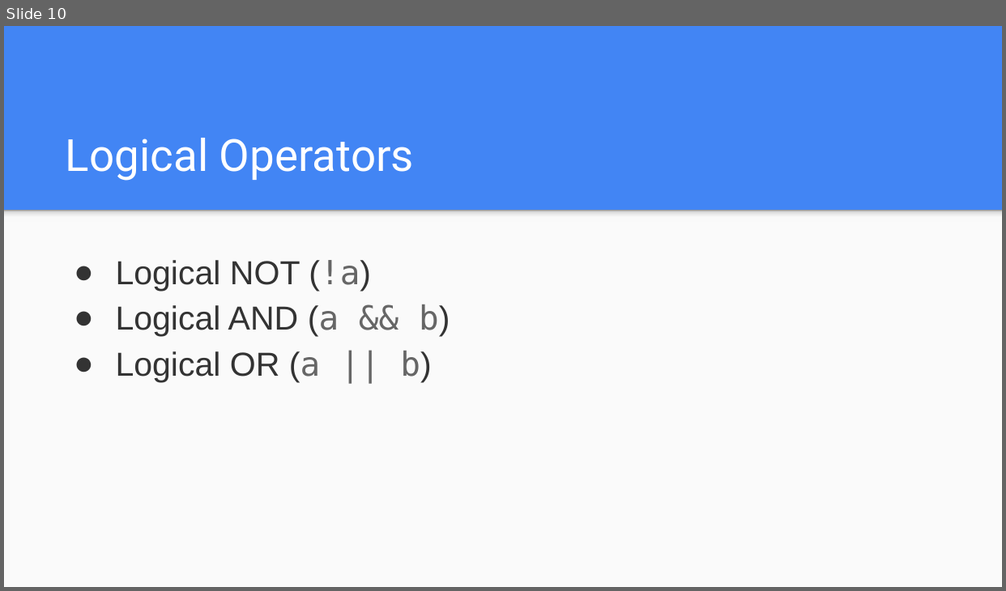
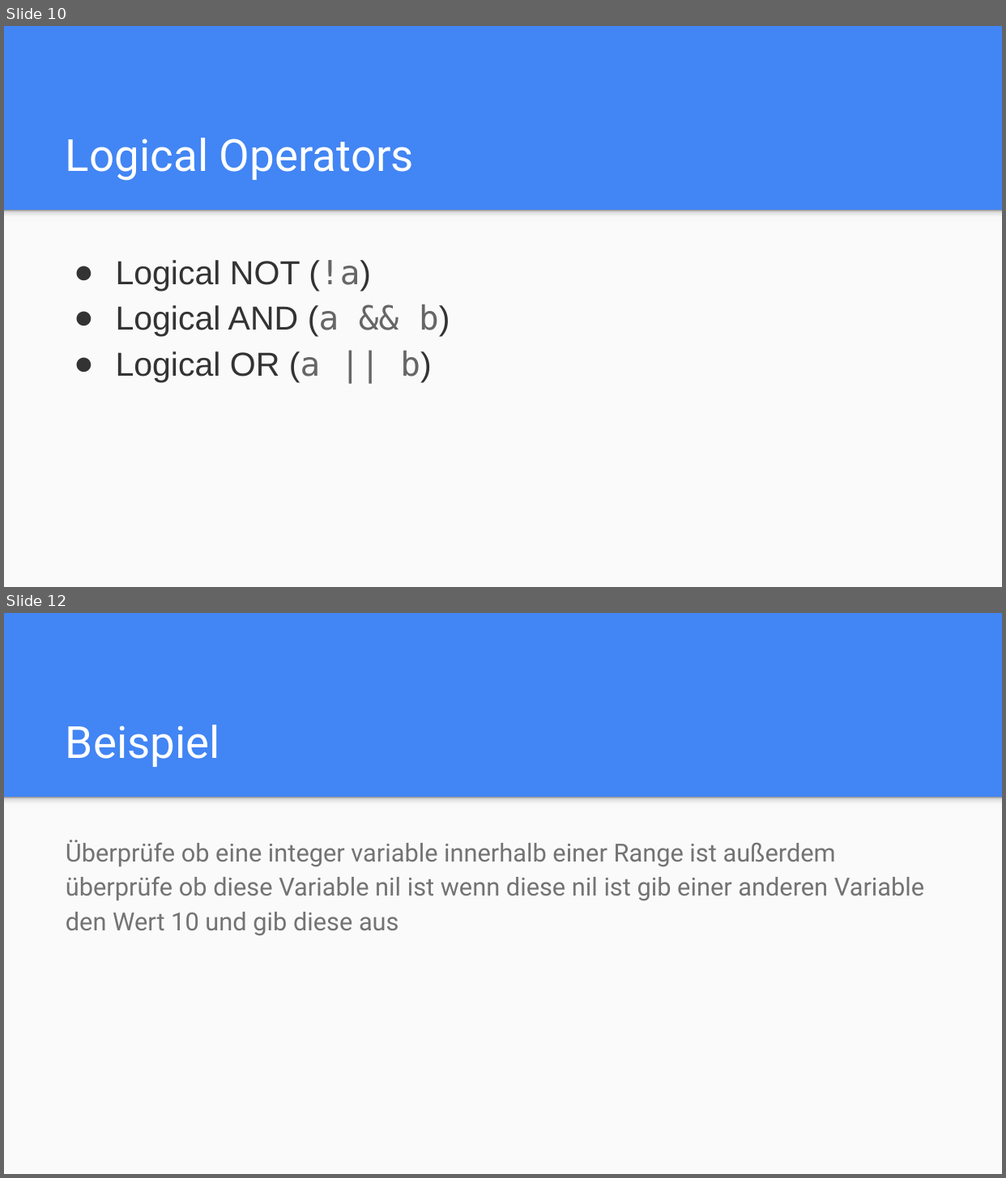
Before and after one commit to BauePhil/SEW5, a slide deck: Folien/02_Basic_Operators.pptx. Shown one above the other, each under a label of ours: slide 10 before the commit, slides 10 and 12 after it; the slides between them are not shown. The pictures are 1006x591 and 1006x1178 pixels, drawn with LibreOffice and Linux fonts; fonts in the diff are those of the drawing. Boxes give left, top, right and bottom in pixels: in the first picture for what was removed or moved away, otherwise in the second. Text is boxed around its words. In the diff, an @@ line names an element or a change of style, - is before the commit and + after.

```diff
--- a/Folien/02_Basic_Operators.pptx
+++ b/Folien/02_Basic_Operators.pptx
@@ slide 12 added at (4,613,1002,1174), background #4285F4; not listed: 2 template elements that a slide beside it also shows @@
@@ title added at (66,725,220,767), 32 pt, text #FFFFFF @@
+Beispiel
@@ text added at (66,840,924,936), 18 pt, text #737373 @@
+Überprüfe ob eine integer variable innerhalb einer Range ist außerdem überprüfe ob diese Variable nil ist wenn diese nil ist gib einer anderen Variable den Wert 10 und gib diese aus
```
Also in this commit, not shown: 3 slides changed.
